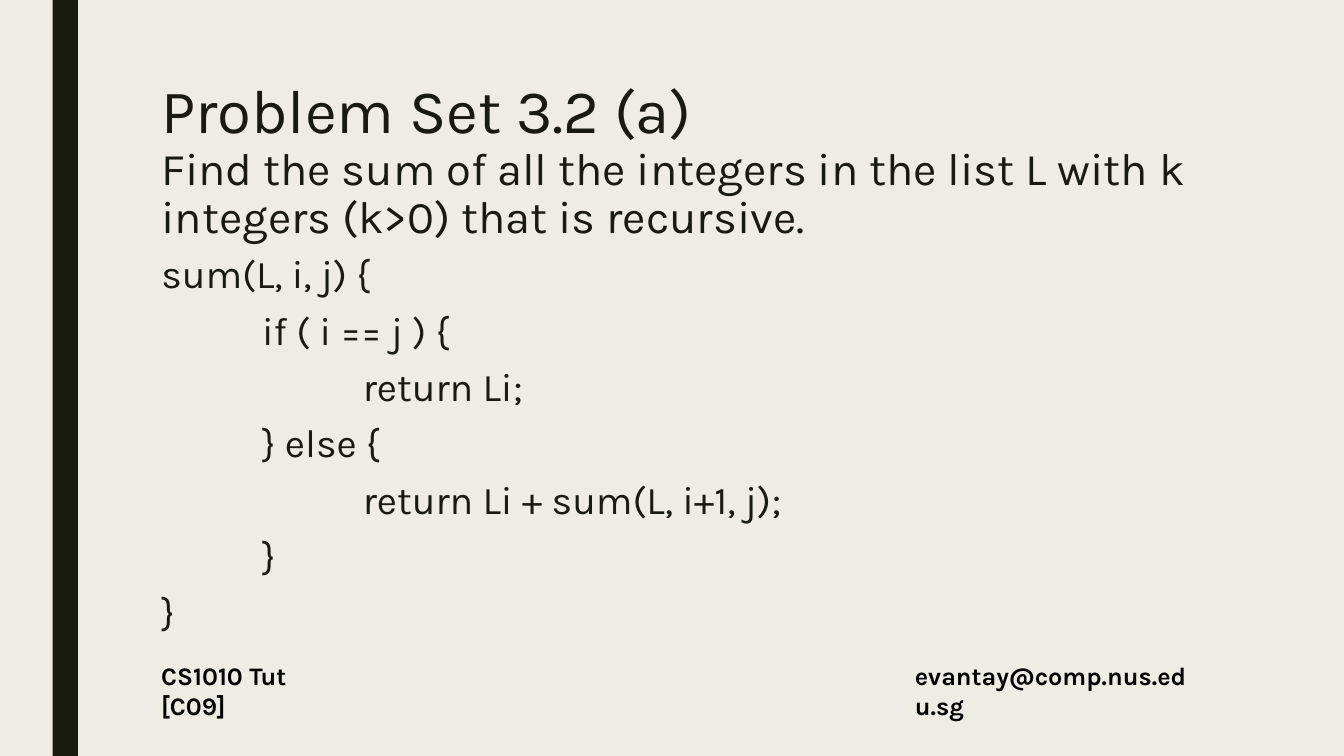
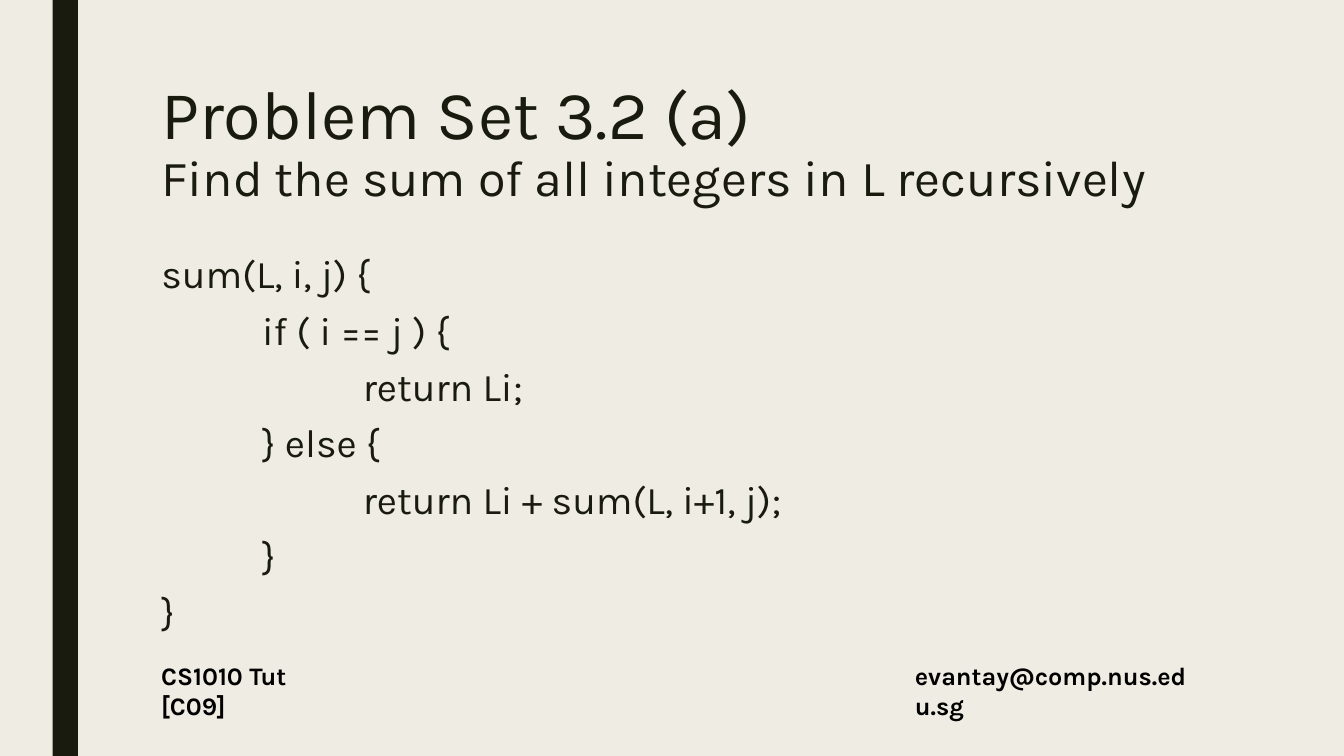
Before and after one commit to DigiPie/CS1010-Tutorial-C09, a slide deck: slide 15 of Tutorial 2/CS1010_TutC09_2.pptx (slide 16 before the commit). Drawn at 1344x756 pixels with LibreOffice and Linux fonts; fonts in the diff are those of the drawing. Boxes give left, top, right and bottom in pixels: in the first picture for what was removed or moved away, otherwise in the second. Text is boxed around its words. In the diff, an @@ line names an element or a change of style, - is before the commit and + after.

```diff
--- a/Tutorial 2/CS1010_TutC09_2.pptx
+++ b/Tutorial 2/CS1010_TutC09_2.pptx
@@ title at (161,89,1146,209): text changed; size 32.4 to 36 pt @@
-Problem Set 3.2 (a)
-Find the sum of all the integers in the list L with k integers (k>0) that is recursive.
+Problem Set 3.2 (a)
+Find the sum of all integers in L recursively
```
Also in this commit, not shown: 8 other slides changed, 2 slides added, 2 slides removed, 3 other files.
